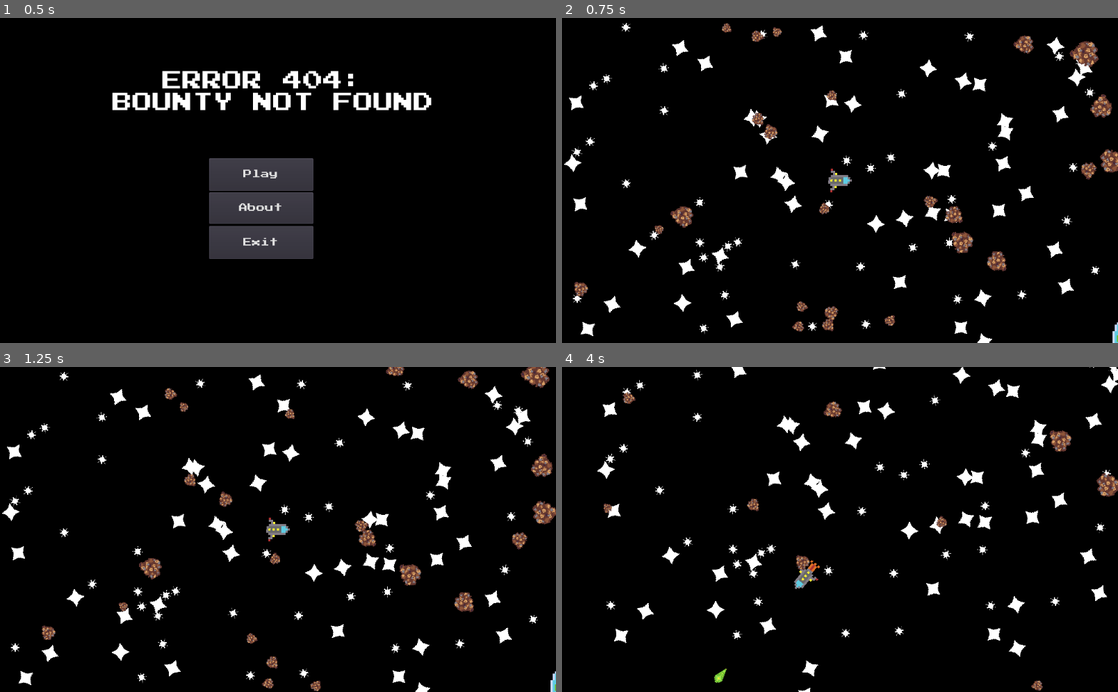
Above: before the commit, frames 1-4 (two rows, left to right).
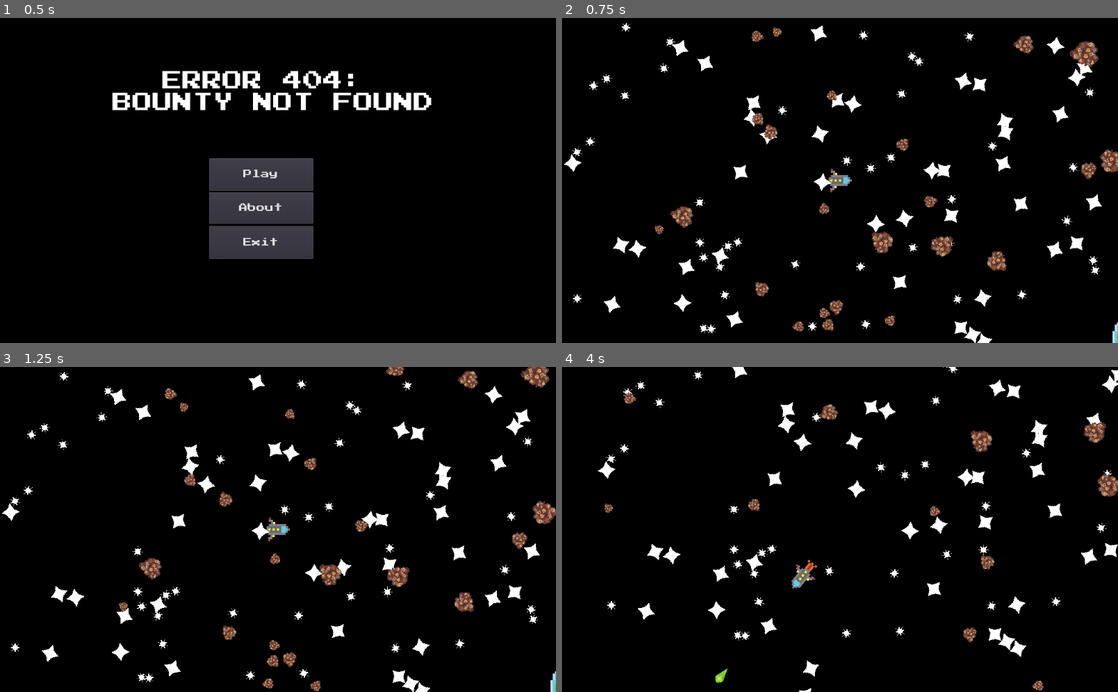
Above: after the commit, the same moments.

Repository: TechRunner2/404-Bounty-Not-Found
Game: Godot game, scene res://Scenes/Main Menu.tscn
Same seed, same stepped clock (60 frames per second), same inputs: the game is played once before the commit and once after it.
Inputs:
- Up to frame 1 (0.5 s): no input
- Up to frame 2 (0.75 s): click "Play" at 0.5 s
- Up to frame 3 (1.25 s): no input
- Up to frame 4 (4 s): hold D (player_right) 1.28-2.03 s; hold Space (primary_fire) 1.28-2.03 s; hold A (player_left) 2.03-2.78 s; tap Space (primary_fire) at 2.1, 3.6 s; hold D (player_right) 2.78-3.53 s; hold Space (primary_fire) 2.78-3.53 s; hold W (player_up) from 3.53 s (still down)

Frame 1 is identical in both runs. In frame 2, 3.1% of the frame differs, in the area x 1-99%, y 1-100%; in frame 3, 3.1%; in frame 4, 4.6%, in the area x 6-100%, y 0-100%.

Commit message:
Game Scene now removes asteroids and stars when it loads in just in case there are any already

Diff:
--- a/Assets/Scripts/Game.gd
+++ b/Assets/Scripts/Game.gd
@@ -75,7 +75,7 @@
 		prev_locations.append(top)
 	if not left in prev_locations:
 		generate_quadrant(left)
-		prev_locations.append(top)
+		prev_locations.append(left)
 	if not bottom in prev_locations:
 		generate_quadrant(bottom)
 		prev_locations.append(bottom)
@@ -127,3 +127,14 @@
 			generate_up()
 
 	pass
+
+
+
+func _on_Game_tree_entered():
+	#Clear Asteroids
+	for asteroid in $Asteroids.get_children():
+		asteroid.queue_free()
+	#Clear Stars
+	for star in $Stars.get_children():
+		star.queue_free()
+	pass # Replace with function body.
--- a/Scenes/Game.tscn
+++ b/Scenes/Game.tscn
@@ -44,6 +44,7 @@
 
 [node name="Planet" parent="." instance=ExtResource( 11 )]
 position = Vector2( 565.77, 294.369 )
+[connection signal="tree_entered" from="." to="." method="_on_Game_tree_entered"]
 [connection signal="death" from="Player" to="." method="_on_Player_death"]
 [connection signal="pos_update" from="Player" to="Bounty" method="_on_Player_pos_update"]
 [connection signal="pos_update" from="Player" to="Camera" method="_on_Player_pos_update"]
